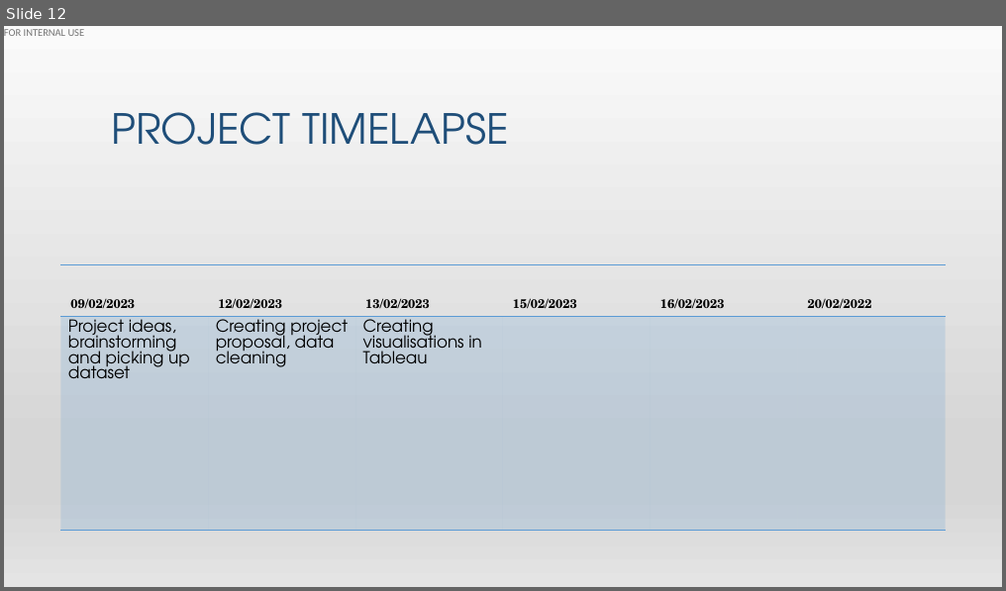
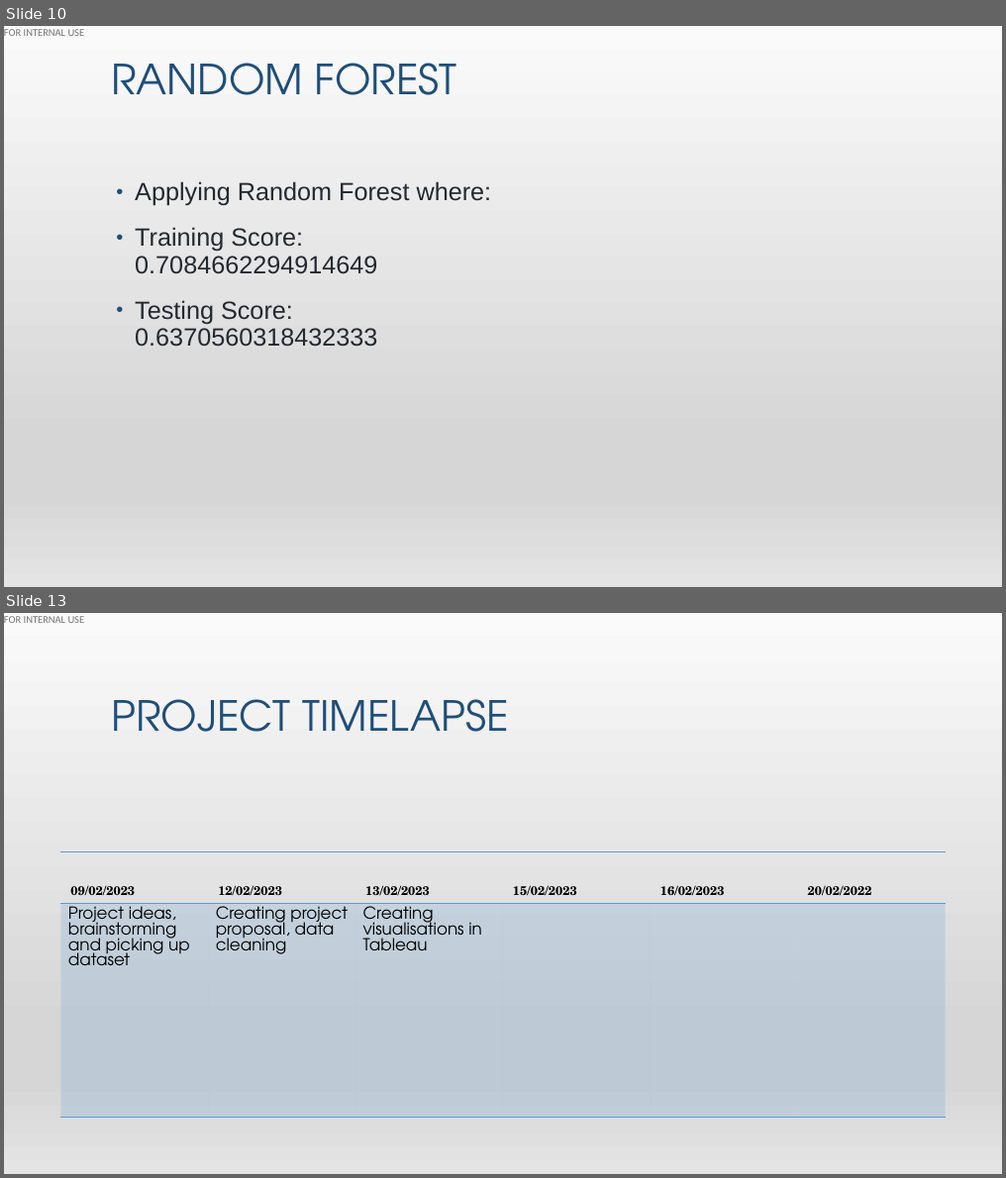
Before and after one commit to hibaa-a/MachineLearning_GlassdoorReviews, a slide deck: glassdoor_presentation.pptx. Shown one above the other, each under a label of ours: slide 12 before the commit, slides 10 and 13 after it; the slides between them are not shown. The pictures are 1006x591 and 1006x1178 pixels, drawn with LibreOffice and Linux fonts; fonts in the diff are those of the drawing. Boxes give left, top, right and bottom in pixels: in the first picture for what was removed or moved away, otherwise in the second. Text is boxed around its words. In the diff, an @@ line names an element or a change of style, - is before the commit and + after.

```diff
--- a/glassdoor_presentation.pptx
+++ b/glassdoor_presentation.pptx
@@ slide 10 added at bbox=[4, 26, 1002, 587], background gradient #F2F2F2 to #E7E6E6 to #FFFFFF to #D0CECE; not listed: 2 template elements that a slide beside it also shows @@
@@ title added at bbox=[111, 63, 457, 95], 40 pt, text #1F4E79 @@
+RANDOM FOREST
@@ text added at bbox=[135, 181, 492, 347], 24 pt, text #24292F @@
+• Applying Random Forest where:
+• Training Score: 0.7084662294914649
+• Testing Score: 0.6370560318432333
@@ what was slide 12 is now slide 13 @@
```
Also in this commit, not shown: 6 other slides added, 6 slides removed.
